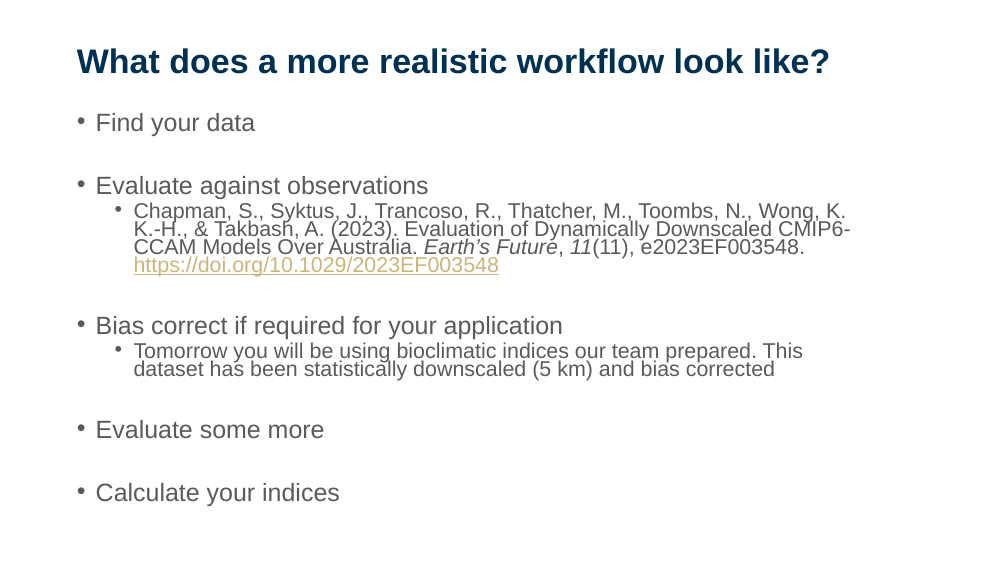
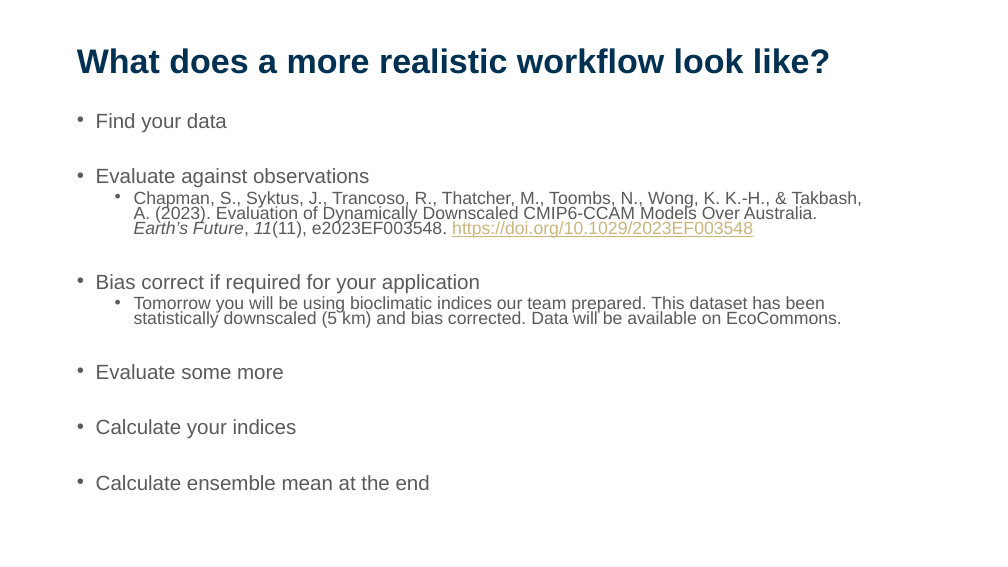
Before and after one commit to sdesrosiers1989/ICCB_Projections, a slide deck: slide 13 of ICCB2025_Session2_ClimateProjections.pptx (slide 12 before the commit). Drawn at 1008x567 pixels with LibreOffice and Linux fonts; fonts in the diff are those of the drawing; background and template pictures are left out. Boxes give left, top, right and bottom in pixels: in the first picture for what was removed or moved away, otherwise in the second. Text is boxed around its words. In the diff, an @@ line names an element or a change of style, - is before the commit and + after.

Commit message:
Updates to bioclim plots

```diff
--- a/ICCB2025_Session2_ClimateProjections.pptx
+++ b/ICCB2025_Session2_ClimateProjections.pptx
@@ text at bbox=[96, 113, 863, 438]: size 23.8 to 19.6 pt in "Find your data", "Evaluate against observations", "Bias correct if required for your application", "Evaluate some more" and 1 more places; size 20.4 to 16.8 pt in "Chapman, S., Syktus, J., Trancoso, R., Thatcher, ..." @@
@@ text at bbox=[134, 296, 842, 328]: text changed; size 20.4 to 16.8 pt @@
-  • Tomorrow you will be using bioclimatic indices our team prepared. This dataset has been statistically downscaled (5 km) and bias corrected
+  • Tomorrow you will be using bioclimatic indices our team prepared. This dataset has been statistically downscaled (5 km) and bias corrected. Data will be available on EcoCommons.
@@ text at bbox=[96, 475, 430, 490]: paragraph added @@
+• Calculate ensemble mean at the end
```
Also in this commit, not shown: 3 other slides changed, 1 slide added, 2 other files.
